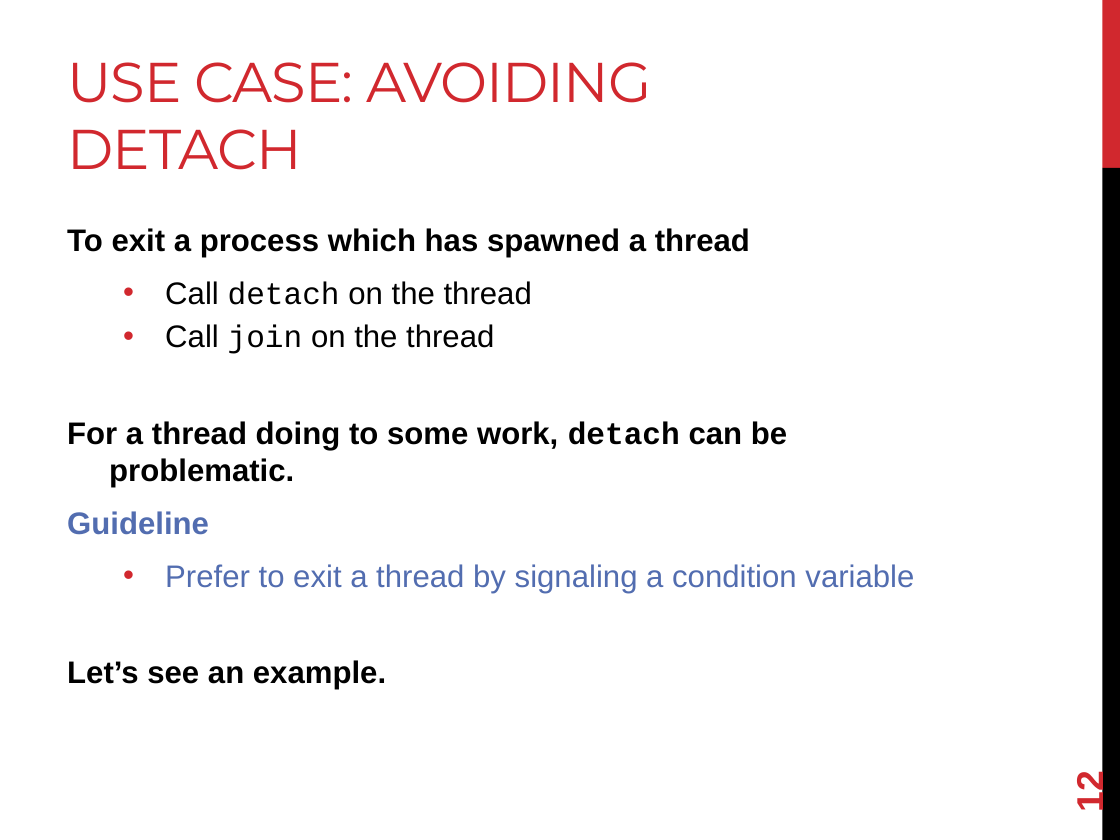
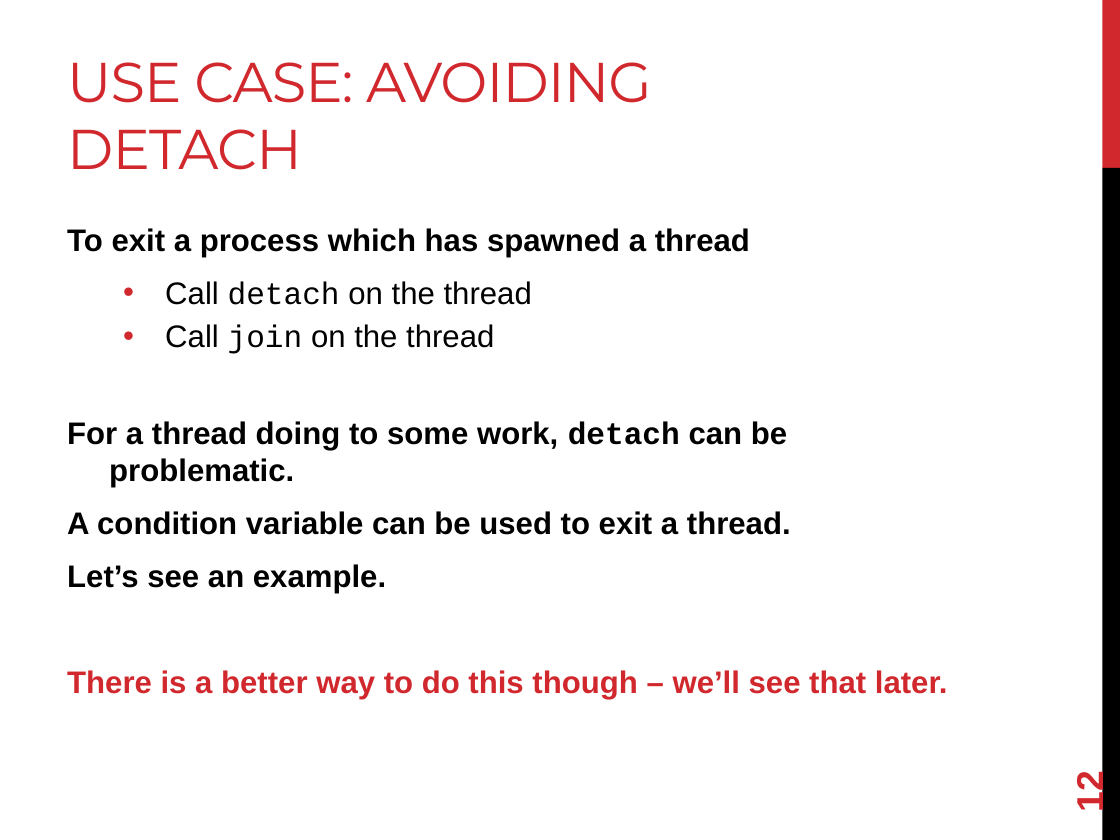
Before and after one commit to joshpeterson/DevelopingConcurrentSoftware, a slide deck: slide 12 of Lectures/Asynchronous Operations/Asynchronous Operations.pptx. Drawn at 1120x840 pixels with LibreOffice and Linux fonts; fonts in the diff are those of the drawing. Boxes give left, top, right and bottom in pixels: in the first picture for what was removed or moved away, otherwise in the second. Text is boxed around its words. In the diff, an @@ line names an element or a change of style, - is before the commit and + after.

Commit message:
Wrap up some changes to the std::condition_variable part of the lecture.

```diff
--- a/Lectures/Asynchronous Operations/Asynchronous Operations.pptx
+++ b/Lectures/Asynchronous Operations/Asynchronous Operations.pptx
@@ text at [67,511,791,535]: text changed; text colour #526DB0 to #000000; bold on @@
-Guideline
-  • Prefer to exit a thread by signaling a condition variable
+A condition variable can be used to exit a thread.
@@ text at [67,670,948,699]: paragraph added @@
+There is a better way to do this though – we’ll see that later.
```
Also in this commit, not shown: 2 other slides changed, 1 other file.
